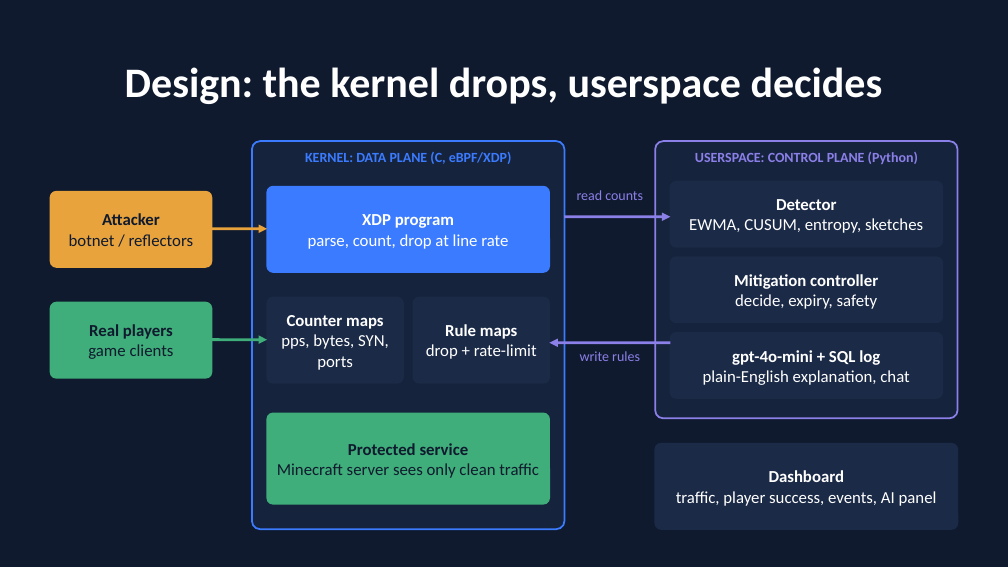
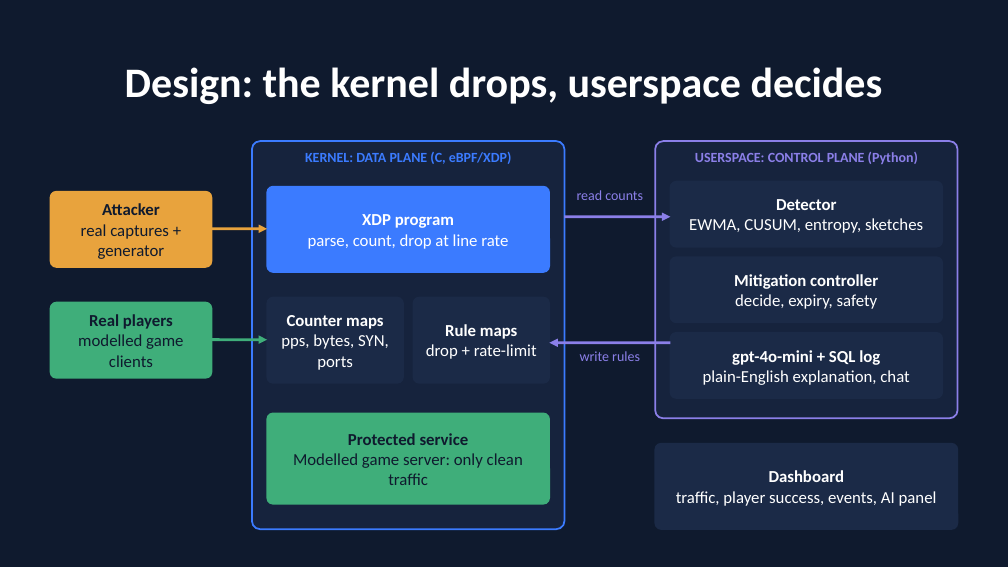
Before and after one commit to SushrithKbtech/shieldwall, a slide deck: slide 4 of docs/ShieldWall_presentation.pptx. Drawn at 1008x567 pixels with LibreOffice and Linux fonts; fonts in the diff are those of the drawing. Boxes give left, top, right and bottom in pixels: in the first picture for what was removed or moved away, otherwise in the second. Text is boxed around its words. In the diff, an @@ line names an element or a change of style, - is before the commit and + after.

```diff
--- a/docs/ShieldWall_presentation.pptx
+++ b/docs/ShieldWall_presentation.pptx
@@ text at (81,224,169,259): text changed @@
-botnet / reflectors
+real captures + generator
@@ text at (78,334,183,367): text changed @@
-game clients
+modelled game clients
@@ text at (293,453,523,485): text changed @@
-Minecraft server sees only clean traffic
+Modelled game server: only clean traffic
```
Also in this commit, not shown: 4 other slides changed, 43 other files.
